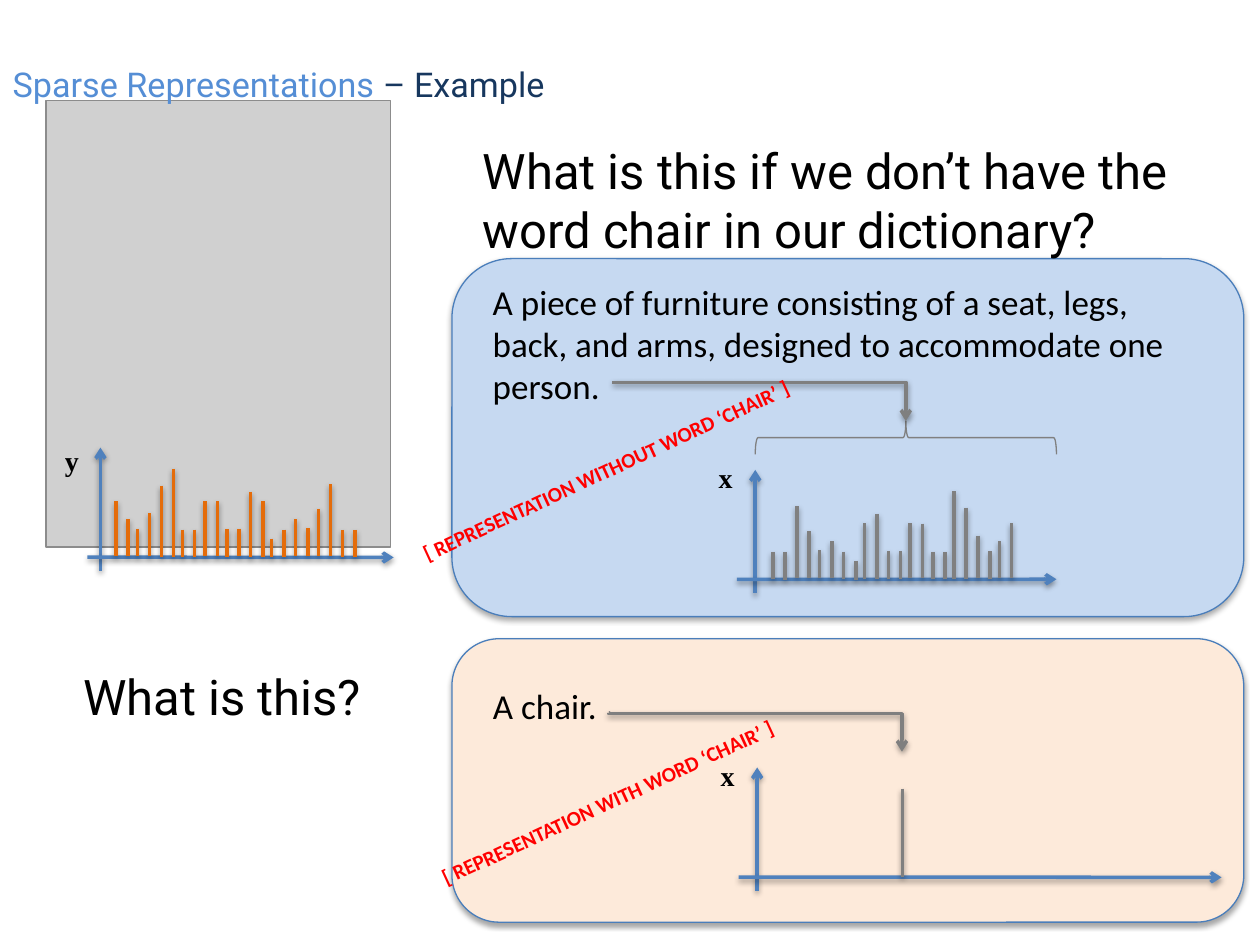
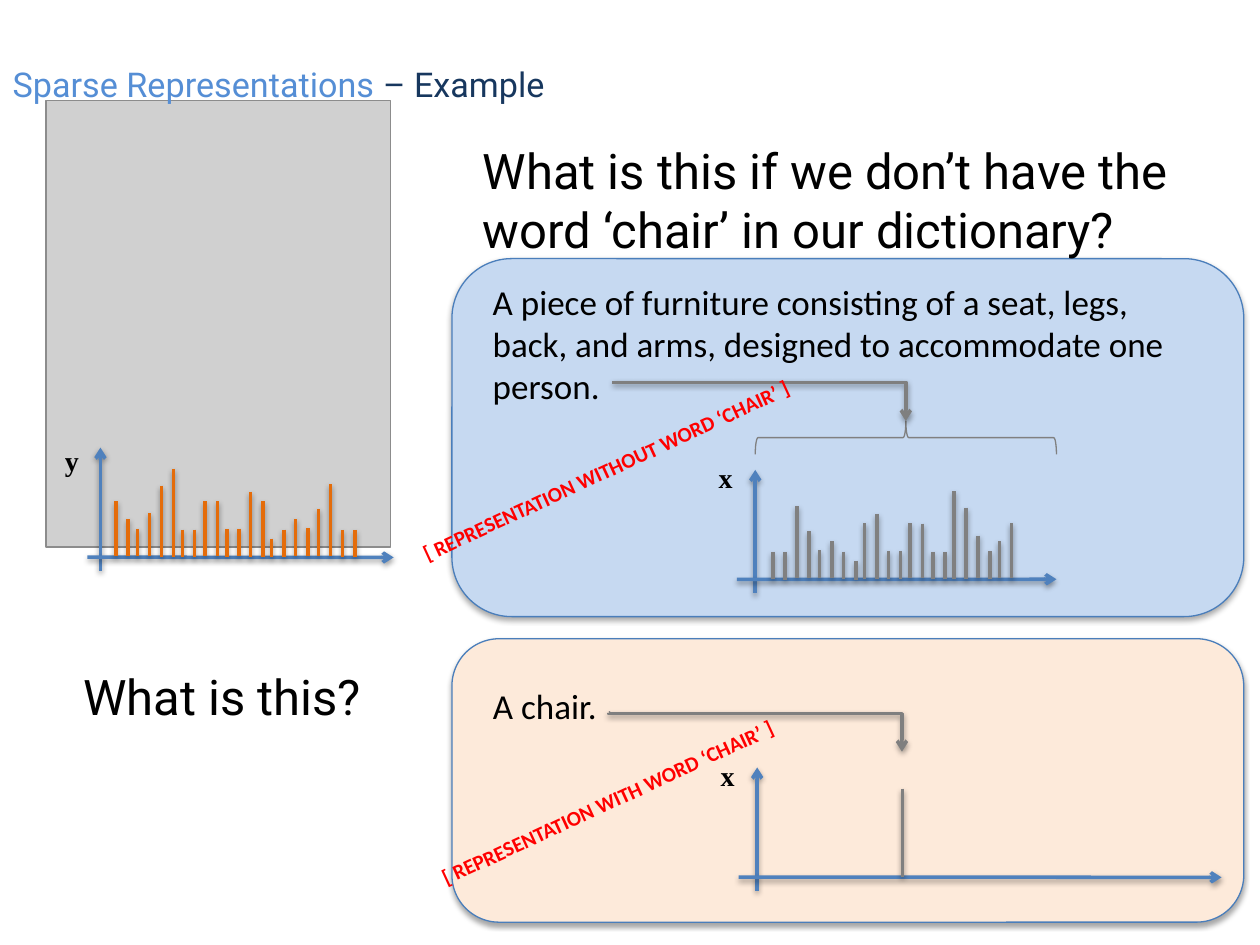
Before and after one commit to domingomery/patrones, a slide deck: slide 12 of clases/Cap04_Clasificacion/presentations/PAT04_SparseRepresentations.pptx. Drawn at 1260x945 pixels with LibreOffice and Linux fonts; fonts in the diff are those of the drawing; grey boxes stand for pictures. Boxes give left, top, right and bottom in pixels: in the first picture for what was removed or moved away, otherwise in the second. Text is boxed around its words. In the diff, an @@ line names an element or a change of style, - is before the commit and + after.

Commit message:
ppts update

```diff
--- a/clases/Cap04_Clasificacion/presentations/PAT04_SparseRepresentations.pptx
+++ b/clases/Cap04_Clasificacion/presentations/PAT04_SparseRepresentations.pptx
@@ text at [483, 151, 1168, 260]: text changed @@
-What is this if we don’t have the word chair in our dictionary?
+What is this if we don’t have the word ‘chair’ in our dictionary?
```
Also in this commit, not shown: 3 other slides changed, 9 other files.
